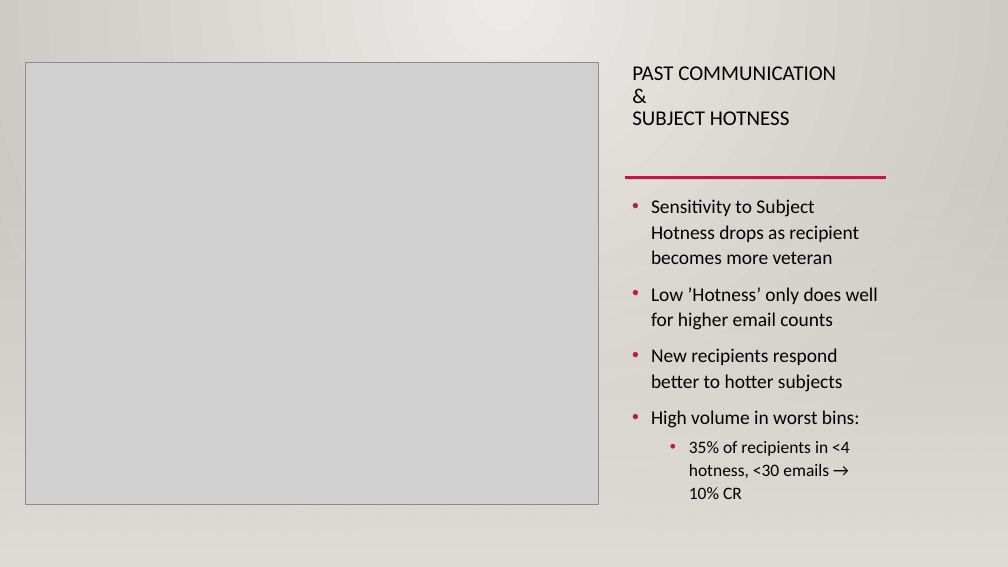
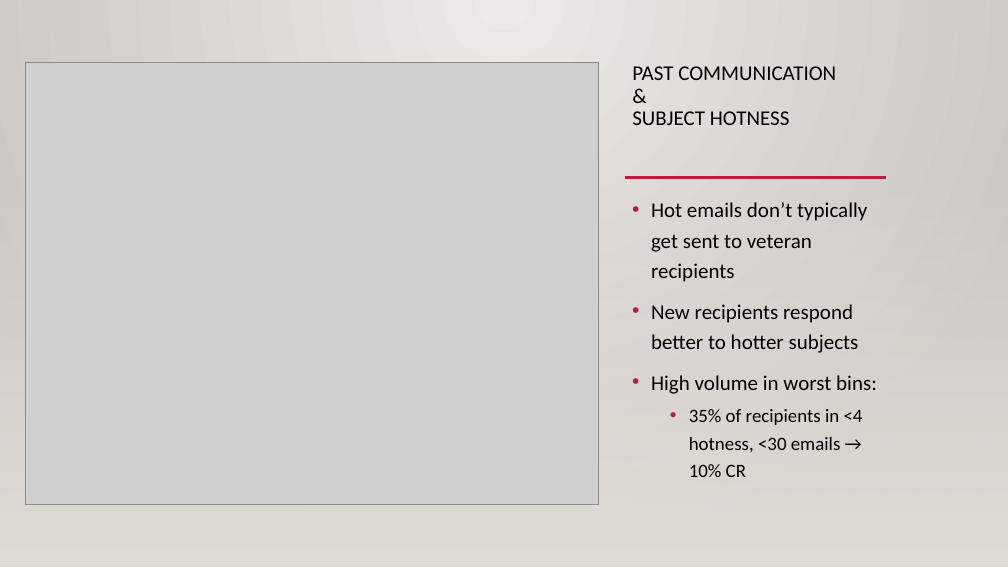
Before and after one commit to bgilliland/credible_takehome, a slide deck: slide 13 of docs/gilliland_credible_takehome.pptx. Drawn at 1008x567 pixels with LibreOffice and Linux fonts; fonts in the diff are those of the drawing; grey boxes stand for pictures; background and template pictures are left out. Boxes give left, top, right and bottom in pixels: in the first picture for what was removed or moved away, otherwise in the second. Text is boxed around its words. In the diff, an @@ line names an element or a change of style, - is before the commit and + after.

```diff
--- a/docs/gilliland_credible_takehome.pptx
+++ b/docs/gilliland_credible_takehome.pptx
@@ text at bbox=[651, 202, 867, 282]: text changed; size 18.5 to 20 pt @@
-• Sensitivity to Subject Hotness drops as recipient becomes more veteran
-• Low ’Hotness’ only does well for higher email counts
+• Hot emails don’t typically get sent to veteran recipients
@@ text at bbox=[651, 304, 877, 477]: size 18.5 to 20 pt in "New recipients respond better to hotter subjects", "High volume in worst bins:"; size 16.6 to 18 pt in "35% of recipients in <4 hotness, <30 ..."; line spacing 1.1 to 1.2 @@
```
Also in this commit, not shown: 21 other slides changed, 2 slides added, 2 slides removed, 4 other files.
